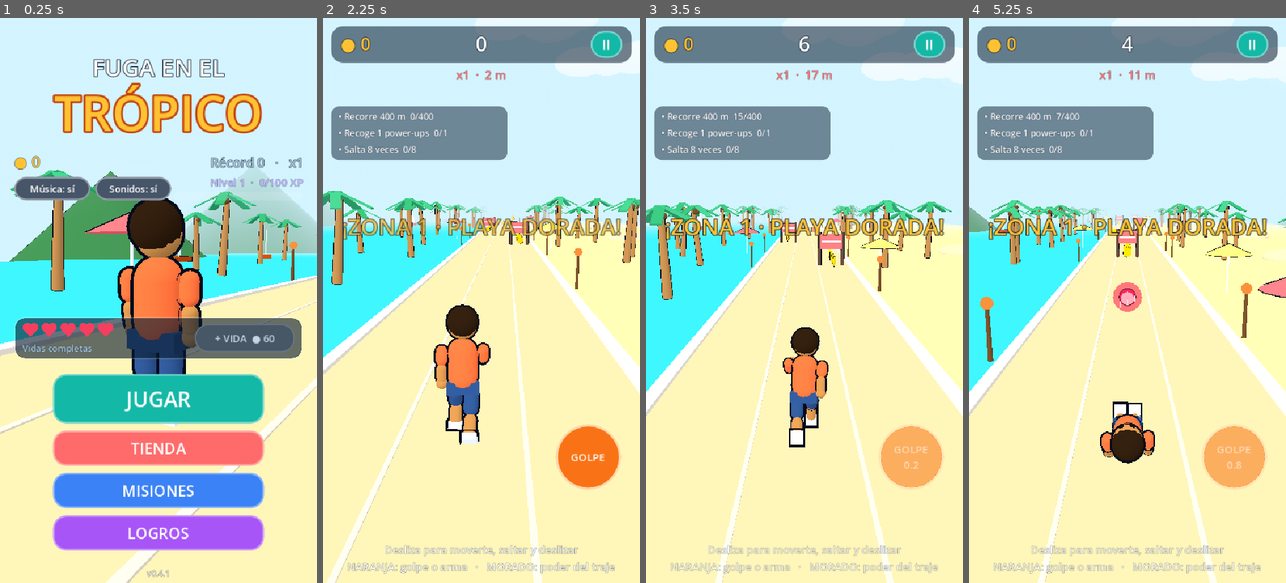
Above: before the commit, frames 1-4 (left to right).
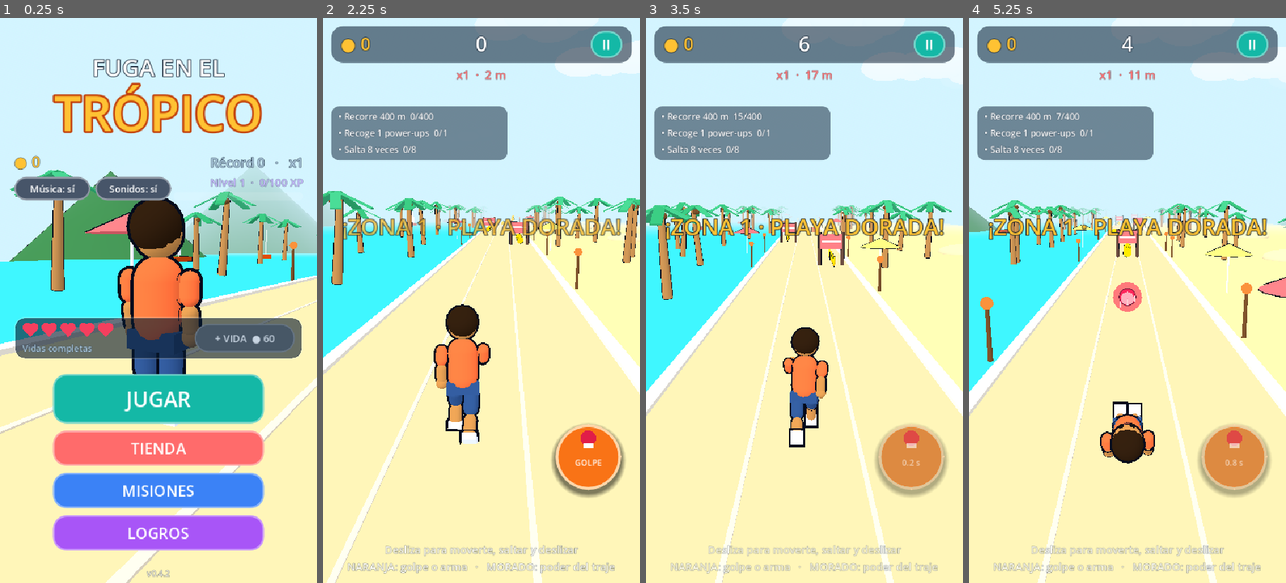
Above: after the commit, the same moments.

Repository: dysasterkj/fuga-en-el-tropico
Game: Godot game, scene res://main.tscn
Two runs of this game, one before a commit and one after it. Both use one fixed random seed, a clock stepped at 60 frames per second and the inputs below.
Inputs (mouse positions are in pixels of both pictures, inside the frame that each line leads up to):
- Up to frame 1 (0.25 s): no input
- Up to frame 2 (2.25 s): click "JUGAR" at 0.5 s; click "INFINITO" at 1.25 s; click "¡CORRER!" at 2 s
- Up to frame 3 (3.5 s): click "GOLPE" at 2.75 s
- Up to frame 4 (5.25 s): tap Enter at 3.5 s; move the mouse to (1197, 272) at 3.52 s; hold Right 3.53-4.25 s; tap P at 3.6 s; click (1197, 272) at 3.67 s; tap Space at 3.77, 4.07 s; click "REINICIAR CARRERA" at 4.25 s; move the mouse to (1064, 328) at 5.02 s; hold Down from 5.03 s (still down); tap F at 5.1 s; click (1064, 328) at 5.17 s

The runs differ from the first frame. In frame 1, less than 0.1% of the frame differs, in the area x 52-54%, y 97-99%; in frame 2, 0.9%; in frame 3, 2.2%, in the area x 72-96%, y 72-85%; in frame 4, 2.2%.

Commit message:
v0.4.2: botones de accion redondos con icono

Diff:
--- a/project.godot
+++ b/project.godot
@@ -6,7 +6,7 @@
 config/name="Fuga en el Trópico"
 run/main_scene="res://main.tscn"
 config/features=PackedStringArray("4.7", "GL Compatibility")
-config/version="0.4.1"
+config/version="0.4.2"
 config/icon="res://icon.svg"
 
 [autoload]
--- a/scripts/hud.gd
+++ b/scripts/hud.gd
@@ -1006,6 +1006,7 @@
 	power_btn.mouse_filter = Control.MOUSE_FILTER_STOP
 	power_btn.pressed.connect(func(): power_pressed.emit())
 	power_btn.visible = false
+	_style_action_buttons()
 
 	var m: Control = pages["menu"]
 	xp_lbl = _lbl("", 18, Color("c4b5fd"), HORIZONTAL_ALIGNMENT_RIGHT)
@@ -1113,26 +1114,6 @@
 	_center(prep_box, back)
 
 
-func set_weapon(kind: String, ammo: int, cd: float = 0.0) -> void:
-	fire_btn.visible = true
-	var names := {"coco": "COCO", "boom": "BUMERÁN", "bomb": "BOMBA"}
-	if ammo > 0 and kind != "":
-		fire_btn.text = "%s\n%d" % [names.get(kind, kind), ammo]
-		fire_btn.modulate.a = 1.0
-	else:
-		fire_btn.text = "GOLPE" if cd <= 0.0 else "GOLPE\n%.1f" % cd
-		fire_btn.modulate.a = 1.0 if cd <= 0.0 else 0.55
-
-
-func set_power(id: String, cd: float) -> void:
-	if id == "":
-		power_btn.visible = false
-		return
-	power_btn.visible = true
-	power_btn.text = "%s\n%s" % [String(GameState.POWERS[id].name).to_upper(), "LISTO" if cd <= 0.0 else "%ds" % int(ceil(cd))]
-	power_btn.modulate.a = 1.0 if cd <= 0.0 else 0.55
-
-
 func show_update_popup(version: String, notes: String) -> void:
 	_clear(upd_box)
 	upd_box.add_child(_lbl("¡NUEVA VERSIÓN!", 36, C_SUN, HORIZONTAL_ALIGNMENT_CENTER))
@@ -1168,3 +1149,117 @@
 
 func _goto_prep(m: String, n: int) -> void:
 	open_prep(m, n)
+
+
+# ---------- Botones redondos de acción (golpe / poder) con ícono ----------
+var fire_kind := "punch"
+var power_kind := ""
+var fire_icon: Control
+var power_icon: Control
+const POWER_SHORT := {"barrage": "TRIPLE", "dash": "VELOZ", "magnet": "IMÁN", "coins": "MONEDAS", "shield": "ESCUDO", "x2": "DOBLE", "blast": "EXPLOSIÓN", "heal": "RESPIRO"}
+
+
+func _glyph(c: Control, kind: String, sz: float) -> void:
+	var h := sz * 0.5
+	var gold := Color("fde047")
+	match kind:
+		"punch":
+			c.draw_circle(Vector2(h, h * 0.9), sz * 0.3, Color("e11d48"))
+			c.draw_rect(Rect2(h - sz * 0.2, h + sz * 0.16, sz * 0.4, sz * 0.18), Color.WHITE)
+		"coco":
+			c.draw_circle(Vector2(h, h), sz * 0.33, Color("92572a"))
+			c.draw_circle(Vector2(h, h * 0.8), sz * 0.08, Color("f1e3c8"))
+		"boom":
+			c.draw_line(Vector2(sz * 0.12, sz * 0.8), Vector2(h, sz * 0.25), gold, 9.0)
+			c.draw_line(Vector2(h, sz * 0.25), Vector2(sz * 0.88, sz * 0.8), Color("f59e0b"), 9.0)
+		"bomb":
+			c.draw_circle(Vector2(h, h * 1.1), sz * 0.32, Color("1f2937"))
+			c.draw_circle(Vector2(h * 1.25, h * 0.55), sz * 0.08, Color("fb923c"))
+		"barrage":
+			for i in 3:
+				c.draw_circle(Vector2(sz * (0.22 + i * 0.28), h), sz * 0.13, gold)
+		"dash":
+			for i in 2:
+				var x := sz * (0.2 + i * 0.3)
+				c.draw_polyline(PackedVector2Array([Vector2(x, sz * 0.2), Vector2(x + sz * 0.3, h), Vector2(x, sz * 0.8)]), Color.WHITE, 7.0)
+		"magnet":
+			c.draw_arc(Vector2(h, sz * 0.5), sz * 0.28, PI, TAU, 16, Color("fb7185"), 10.0)
+			c.draw_line(Vector2(h - sz * 0.28, sz * 0.5), Vector2(h - sz * 0.28, sz * 0.8), Color("fb7185"), 10.0)
+			c.draw_line(Vector2(h + sz * 0.28, sz * 0.5), Vector2(h + sz * 0.28, sz * 0.8), Color("fb7185"), 10.0)
+		"coins":
+			c.draw_circle(Vector2(h, h), sz * 0.34, gold)
+			c.draw_circle(Vector2(h, h), sz * 0.2, Color("f59e0b"))
+		"shield":
+			c.draw_colored_polygon(PackedVector2Array([Vector2(sz * 0.18, sz * 0.2), Vector2(sz * 0.82, sz * 0.2), Vector2(sz * 0.78, sz * 0.6), Vector2(h, sz * 0.88), Vector2(sz * 0.22, sz * 0.6)]), Color("5eead4"))
+		"x2":
+			c.draw_circle(Vector2(sz * 0.32, h), sz * 0.22, gold)
+			c.draw_circle(Vector2(sz * 0.68, h), sz * 0.22, Color("fbbf24"))
+		"blast":
+			var pts := PackedVector2Array()
+			for i in 16:
+				var ang := i * TAU / 16.0
+				var rr := sz * 0.46 if i % 2 == 0 else sz * 0.2
+				pts.append(Vector2(h + cos(ang) * rr, h + sin(ang) * rr))
+			c.draw_colored_polygon(pts, Color("fb923c"))
+		"heal":
+			c.draw_rect(Rect2(h - sz * 0.08, sz * 0.15, sz * 0.16, sz * 0.7), Color("4ade80"))
+			c.draw_rect(Rect2(sz * 0.15, h - sz * 0.08, sz * 0.7, sz * 0.16), Color("4ade80"))
+		_:
+			c.draw_circle(Vector2(h, h), sz * 0.3, Color.WHITE)
+
+
+func _round_style(b: Button, col: Color, border: Color) -> void:
+	for st in ["normal", "hover", "pressed", "disabled"]:
+		var s := _sb(col if st != "pressed" else col.darkened(0.25), 56, border, 5)
+		s.shadow_size = 9
+		s.shadow_color = Color(0, 0, 0, 0.5)
+		s.shadow_offset = Vector2(0, 6)
+		b.add_theme_stylebox_override(st, s)
+	b.clip_text = true
+	b.add_theme_font_size_override("font_size", 14)
+
+
+func _make_icon(b: Button, getter: Callable) -> Control:
+	var ic := Control.new()
+	ic.mouse_filter = Control.MOUSE_FILTER_IGNORE
+	b.add_child(ic)
+	_place(ic, 34, 4, 44, 44)
+	ic.draw.connect(func(): _glyph(ic, String(getter.call()), 44.0))
+	return ic
+
+
+func _style_action_buttons() -> void:
+	_round_style(fire_btn, Color("f97316"), Color("fed7aa"))
+	_round_style(power_btn, Color("8b5cf6"), Color("ddd6fe"))
+	fire_icon = _make_icon(fire_btn, func(): return fire_kind)
+	power_icon = _make_icon(power_btn, func(): return power_kind)
+
+
+func set_weapon(kind: String, ammo: int, cd: float = 0.0) -> void:
+	fire_btn.visible = true
+	var names := {"coco": "COCO", "boom": "BUMERÁN", "bomb": "BOMBA"}
+	var k := "punch"
+	if ammo > 0 and kind != "":
+		k = kind
+		fire_btn.text = "\n\n\n%s %d" % [names.get(kind, kind), ammo]
+		fire_btn.modulate.a = 1.0
+	else:
+		fire_btn.text = "\n\n\nGOLPE" if cd <= 0.0 else "\n\n\n%.1f s" % cd
+		fire_btn.modulate.a = 1.0 if cd <= 0.0 else 0.6
+	if k != fire_kind:
+		fire_kind = k
+		if fire_icon:
+			fire_icon.queue_redraw()
+
+
+func set_power(id: String, cd: float) -> void:
+	if id == "":
+		power_btn.visible = false
+		return
+	power_btn.visible = true
+	power_btn.text = "\n\n\n%s" % (String(POWER_SHORT.get(id, "PODER")) if cd <= 0.0 else "%d s" % int(ceil(cd)))
+	power_btn.modulate.a = 1.0 if cd <= 0.0 else 0.6
+	if id != power_kind:
+		power_kind = id
+		if power_icon:
+			power_icon.queue_redraw()
--- a/scripts/main.gd
+++ b/scripts/main.gd
@@ -51,6 +51,7 @@
 var win_shown := false
 var test_mode := ""
 var test_give := ""
+var test_power := ""
 var test_level := 1
 
 # --- modo de pruebas (solo con argumentos de línea de comandos) ---
@@ -72,6 +73,8 @@
 			shot_path = a.substr(7)
 		elif a.begins_with("--shotframe="):
 			shot_frame = int(a.substr(12))
+		elif a.begins_with("--power="):
+			test_power = a.substr(8)
 		elif a.begins_with("--give="):
 			test_give = a.substr(7)
 		elif a.begins_with("--mode="):
@@ -304,6 +307,8 @@
 	hud.show_game()
 	win_shown = false
 	power_id = GameState.power_of(GameState.equipped("costume"))
+	if test_power != "":
+		power_id = test_power
 	power_cd = 3.0
 	punch_cd = 0.0
 	boost_t = 0.0
Not shown, changed: export_presets.cfg
